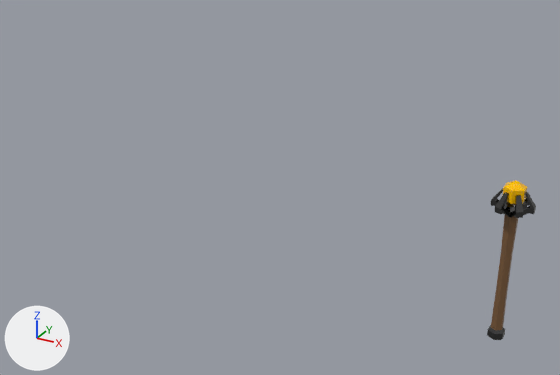
What one commit did to the FBX model Blender Models/OneiroNancy/drmgrl_staff.fbx.
Rendered twice from a camera (50 mm lens) standing at (11.47, -12.95, 11.3) and looking at (3.57, 1.4, 4.13). Every picture has the same lights, and +X, +Y and +Z are marked at lower left. Where no turn or scale is listed for an object, it has been applied to the vertices.

The scene before the commit, as lines of its bpy script (objects in view):
```python
me_cylinder = bpy.data.meshes.new('Cylinder')
me_cylinder.from_pydata(...)  # 120 vertices, 116 faces; spans x -0.38..0.38, y -0.36..0.36, z -2.16..0.91
# faces by material slot: [98, 18]
me_cylinder.materials.append(mat_material_002)  # dark grey #5b5b5b
me_cylinder.materials.append(mat_material_008)  # brown #795838
ob_cylinder = bpy.data.objects.new('Cylinder', me_cylinder)
ob_cylinder.location = (9.06, -0.01, 4.86)
```
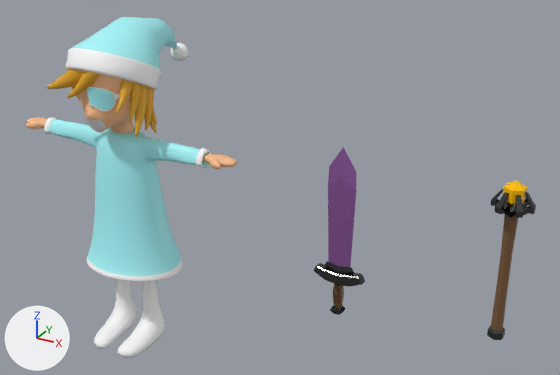
What changed in the scene script:
```text
Add ob_cube_005:
    ob_cube_005 = bpy.data.objects.new('Cube.005', me_cube_007)  # 23 vertices, 20 faces; spans x -0.33..0.33, y -0.1..0.1, z 0.51..3.29; in mat_material_001 (purple #d38ce7), mat_material_002 (dark grey #5b5b5b)
    ob_cube_005.location = (5.74, 0.0, 2.69)
Add ob_mouth:
    ob_mouth = bpy.data.objects.new('Mouth', me_cube_009)  # 27 vertices, 18 faces; spans x -0.268..0.268, y -0.757..-0.515, z 5.522..5.851; in mat_material_007 (white #e7e7e7)
    ob_mouth.location = (0.0, 0.0, 0.0)
Add ob_cube_008:
    ob_cube_008 = bpy.data.objects.new('Cube.008', me_cube_010)  # 962 vertices, 936 faces; spans x -1.34..0.92, y -0.83..0.95, z 5.15..7.22; in mat_material_003 (orange #e7aa23)
    ob_cube_008.location = (0.0, 0.0, 0.0)
Add ob_cube_001:
    ob_cube_001 = bpy.data.objects.new('Cube.001', me_cube_002)  # 210 vertices, 200 faces; spans x -0.78..0.78, y -0.91..0.61, z -0.28..2.45; in mat_material_006 (white #ffffff)
    ob_cube_001.location = (0.0, 0.0, 0.0)
Add ob_cube_006:
    ob_cube_006 = bpy.data.objects.new('Cube.006', me_cube_008)  # 136 vertices, 134 faces; spans x -0.566..0.566, y -0.138..0.138, z -2.092..-1.016; in mat_material_002 (dark grey #5b5b5b), mat_material_008 (brown #795838)
    ob_cube_006.location = (5.74, 0.0, 4.28)
Add ob_cube:
    ob_cube = bpy.data.objects.new('Cube', me_cube_001)  # 1617 vertices, 1604 faces; spans x -2.34..2.34, y -0.73..1.38, z 1.6..5.28; in mat_material_004 (cyan #a9fbff), mat_material_006 (white #ffffff)
    ob_cube.location = (0.0, 0.0, 0.0)
Add ob_circle:
    ob_circle = bpy.data.objects.new('Circle', me_circle_001)  # 289 vertices, 297 faces; spans x -1.04..1.04, y -0.85..2.9, z 6.08..7.8; in mat_material_004 (cyan #a9fbff), mat_material_006 (white #ffffff)
    ob_circle.location = (0.0, 0.0, 0.0)
Add ob_cube_003:
    ob_cube_003 = bpy.data.objects.new('Cube.003', me_cube_005)  # 483 vertices, 474 faces; spans x -0.75..0.75, y -0.8..0.88, z 5.05..7.28; in mat_material_005 (beige #ffc18f)
    ob_cube_003.location = (0.0, 0.0, 0.0)
Add ob_cube_002:
    ob_cube_002 = bpy.data.objects.new('Cube.002', me_cube_003)  # 198 vertices, 188 faces; spans x -3.08..3.08, y -0.01..0.55, z 4.88..5.1; in mat_material_005 (beige #ffc18f)
    ob_cube_002.location = (0.0, 0.0, 0.0)
Add ob_cube_004:
    ob_cube_004 = bpy.data.objects.new('Cube.004', me_cube_011)  # 112 vertices, 87 faces; spans x 0.0..0.758, y -2.052..-0.71, z 6.03..6.581; in mat_material_004 (cyan #a9fbff), mat_material_006 (white #ffffff)
    ob_cube_004.location = (0.0, 1.3, 0.0)
```

What differs and where, as boxes (x1, y1, x2, y2) in the pictures (560 x 375 px):
'Cube', added (cyan)
    after: (44, 117, 211, 282)
'Circle', added
    after: (65, 17, 189, 91)
'Cube.001', added
    after: (94, 279, 166, 358)
'Cube.005', added (purple)
    after: (325, 147, 356, 274)
'Cube.008', added
    after: (47, 69, 157, 137)
'Cube.003', added
    after: (78, 74, 135, 133)
'Cube.006', added
    after: (313, 263, 365, 315)
'Cube.002', added (beige)
    after: (26, 117, 237, 169)
'Cube.004', added (cyan)
    after: (87, 87, 130, 111)
'Mouth', added
    after: (85, 117, 106, 131)
